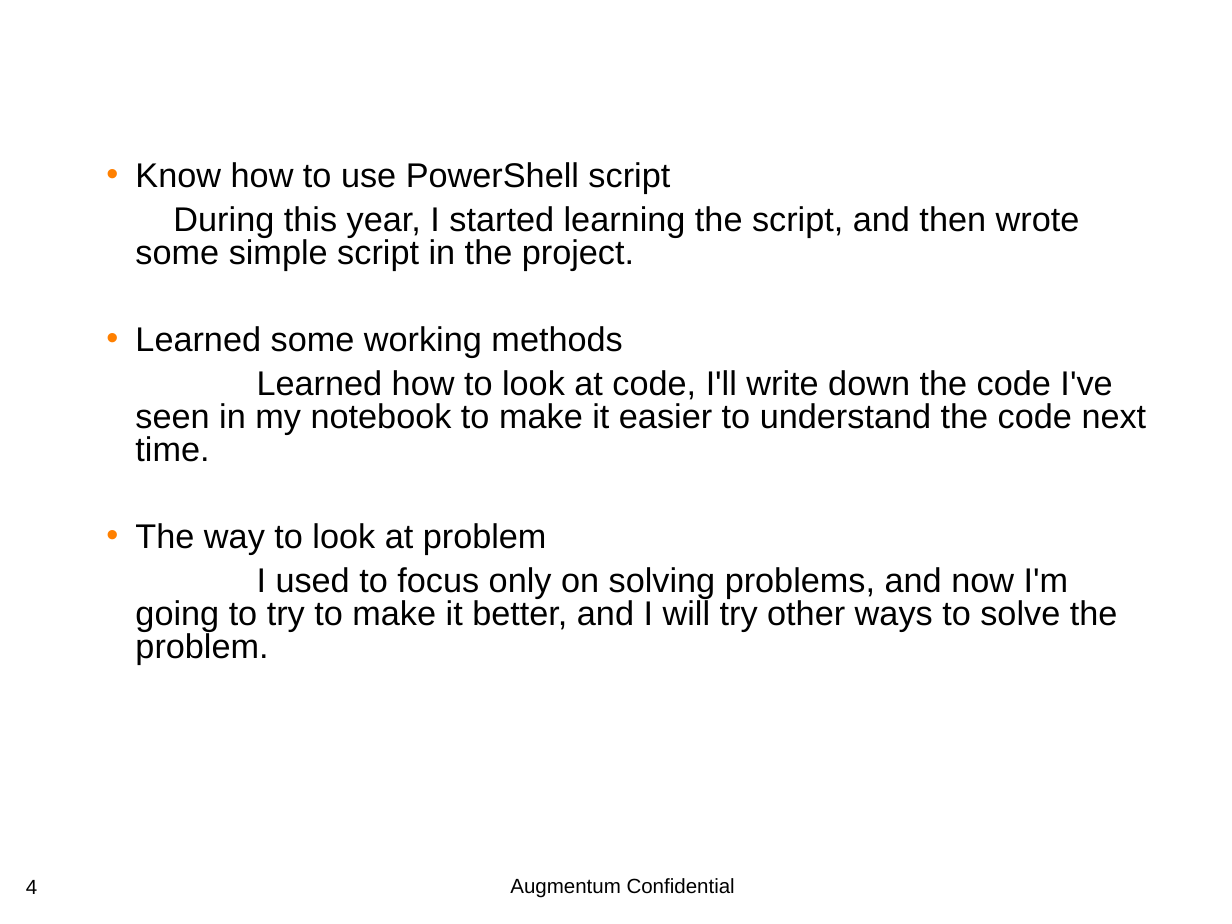
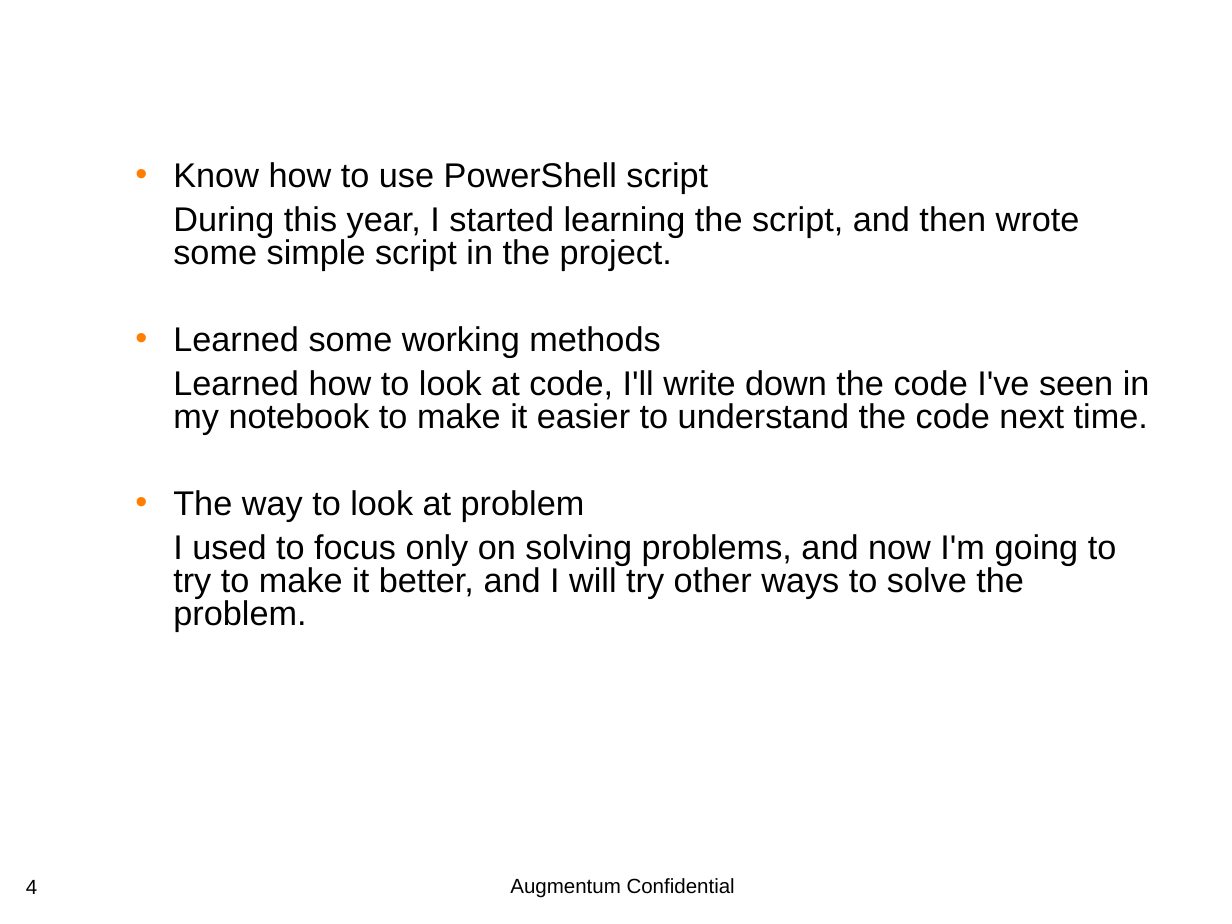
Before and after one commit to CelinaWu9833/Test, a slide deck: slide 4 of AnnualSummary_Moto_CelinaWu_WT01450_2018_V1.ppt. Drawn at 1232x924 pixels with LibreOffice and Linux fonts; fonts in the diff are those of the drawing; background and template pictures are left out. Boxes give left, top, right and bottom in pixels: in the first picture for what was removed or moved away, otherwise in the second. Text is boxed around its words. In the diff, an @@ line names an element or a change of style, - is before the commit and + after.

```diff
--- a/AnnualSummary_Moto_CelinaWu_WT01450_2018_V1.ppt
+++ b/AnnualSummary_Moto_CelinaWu_WT01450_2018_V1.ppt
@@ text "Know how to use PowerShell ..." at bbox=[173, 162, 1150, 632]: indent changed @@
```
Also in this commit, not shown: 3 other slides changed, 1 slide removed, 3 other files.
